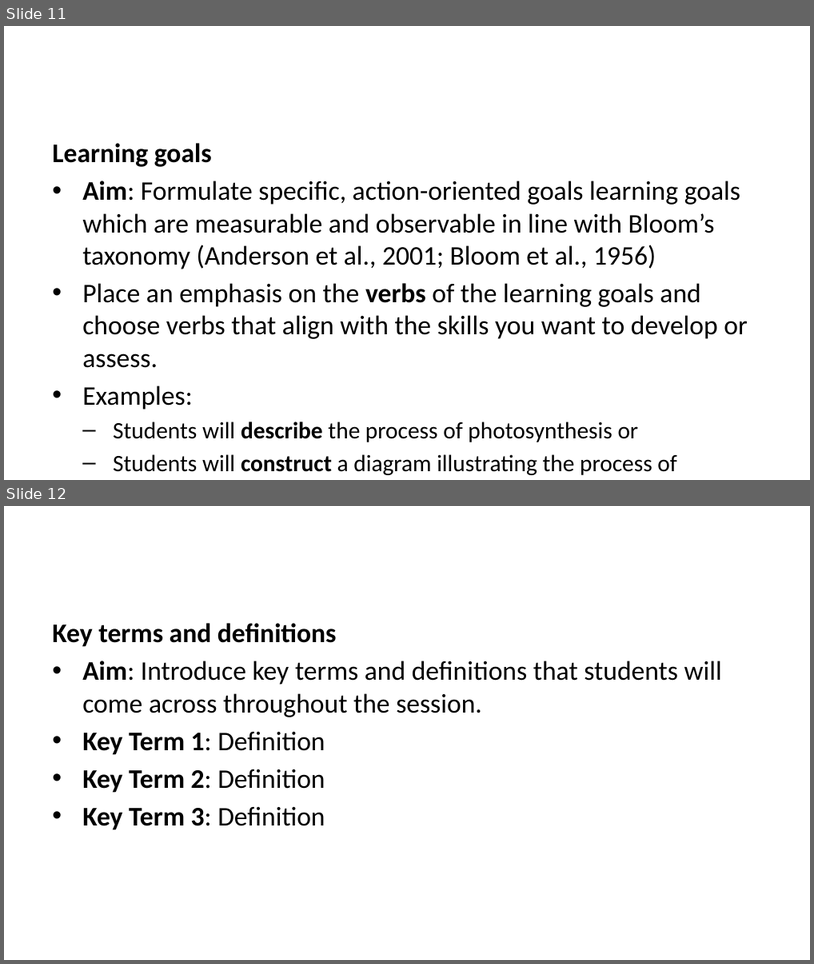
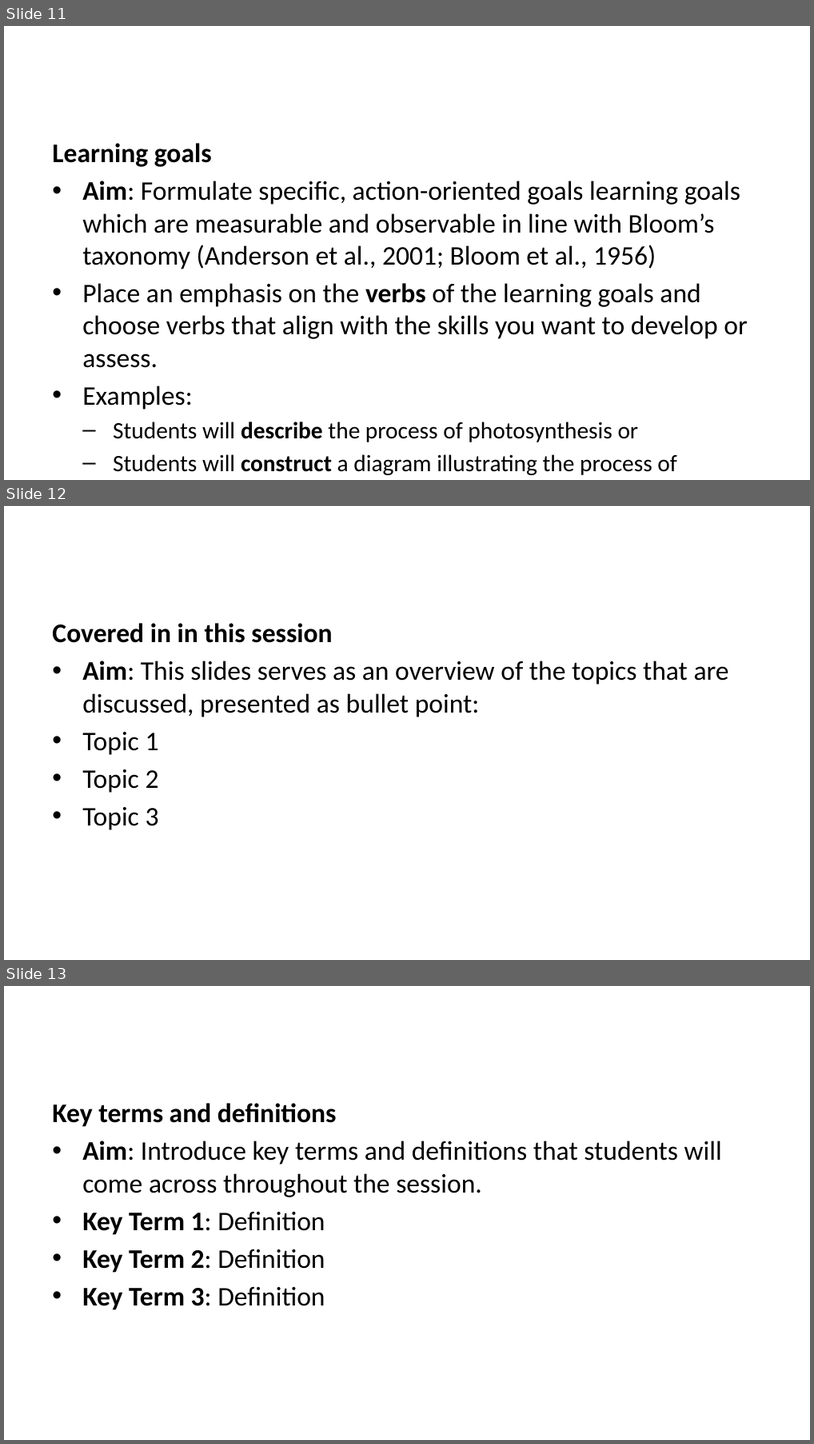
Before and after one commit to lmu-osc/train-the-trainer-student-track-OS, a slide deck: _site/materials/module-3/M3-S6-GitHub/M3-S6-GitHub-slides.pptx. Shown one above the other, each under a label of ours: slides 11 and 12 before the commit, slides 11, 12 and 13 after it. The pictures are 814x964 and 814x1444 pixels, drawn with LibreOffice and Linux fonts; fonts in the diff are those of the drawing. Boxes give left, top, right and bottom in pixels: in the first picture for what was removed or moved away, otherwise in the second. Text is boxed around its words. In the diff, an @@ line names an element or a change of style, - is before the commit and + after.

```diff
--- a/_site/materials/module-3/M3-S6-GitHub/M3-S6-GitHub-slides.pptx
+++ b/_site/materials/module-3/M3-S6-GitHub/M3-S6-GitHub-slides.pptx
@@ slide 12 added at [4, 506, 810, 960], background #FFFFFF @@
@@ text added at [52, 623, 730, 830], 24 pt, text #000000 @@
+Covered in in this session
+• Aim: This slides serves as an overview of the topics that are discussed, presented as bullet point:
+• Topic 1
+• Topic 2
+• Topic 3
@@ what was slide 12 is now slide 13 @@
```
Also in this commit, not shown: 1 slide changed, 33 other files.
